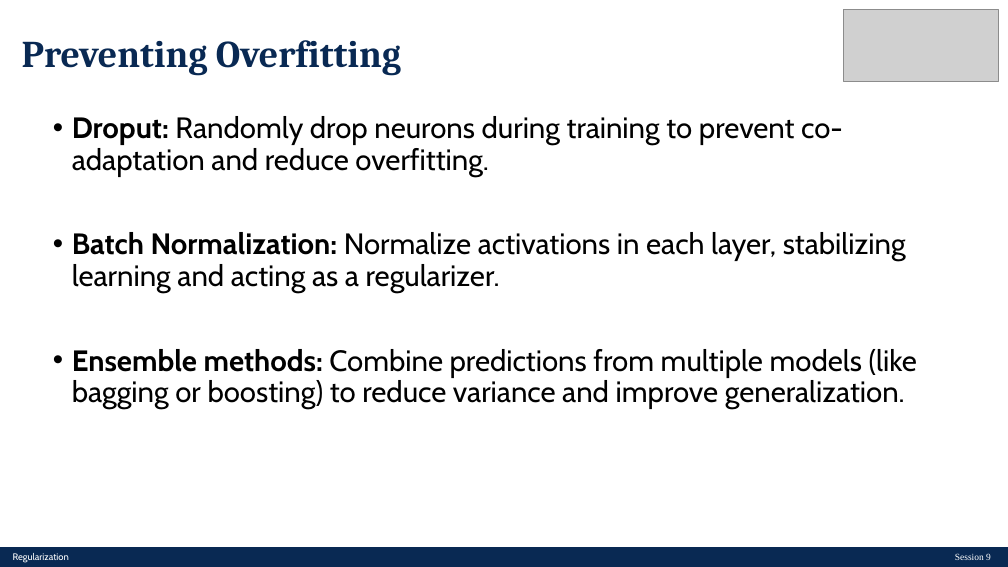
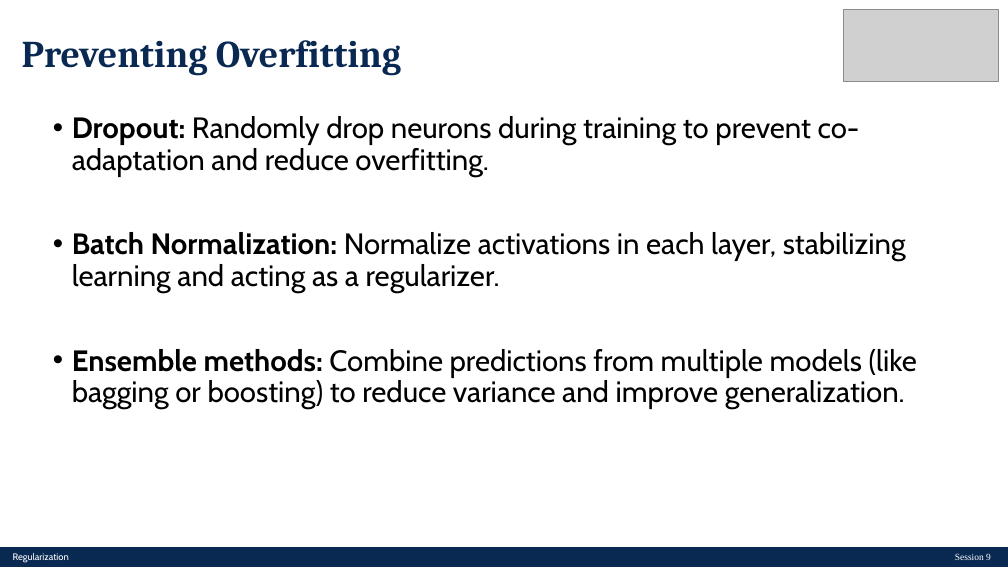
Before and after one commit to LCDA-UCP/dl_with_pytorch, a slide deck: slide 4 of lectures/DL-Session09.pptx. Drawn at 1008x567 pixels with LibreOffice and Linux fonts; fonts in the diff are those of the drawing; grey boxes stand for pictures. Boxes give left, top, right and bottom in pixels: in the first picture for what was removed or moved away, otherwise in the second. Text is boxed around its words. In the diff, an @@ line names an element or a change of style, - is before the commit and + after.

```diff
--- a/lectures/DL-Session09.pptx
+++ b/lectures/DL-Session09.pptx
@@ text at (x1=72, y1=116, x2=860, y2=177): text changed @@
-• Droput: Randomly drop neurons during training to prevent co-adaptation and reduce overfitting.
+• Dropout: Randomly drop neurons during training to prevent co-adaptation and reduce overfitting.
```
Also in this commit, not shown: 1 slide added, 1 other file.
